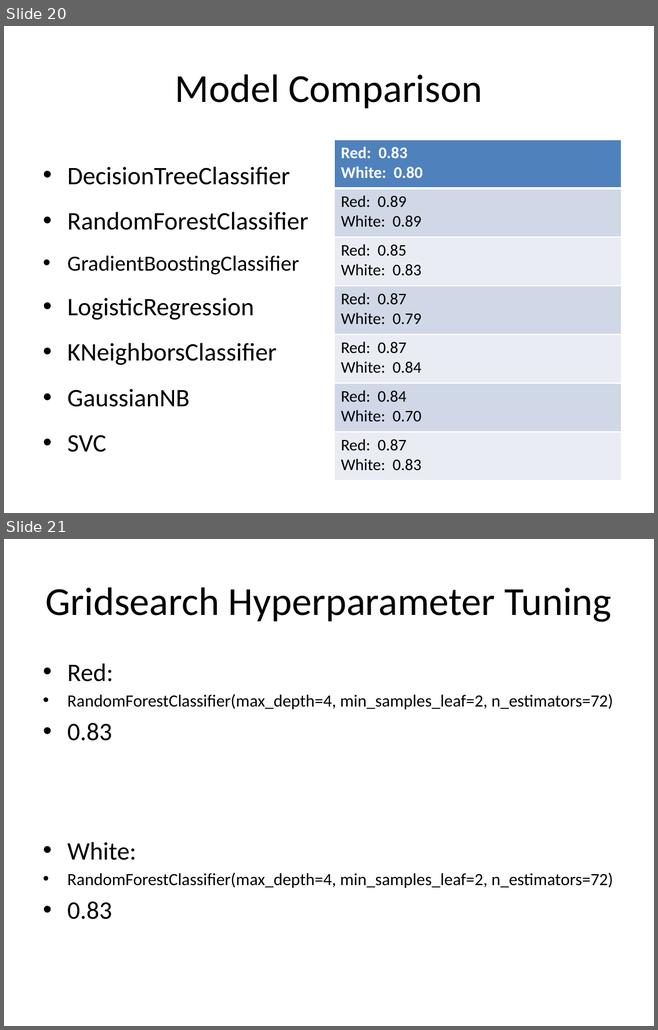
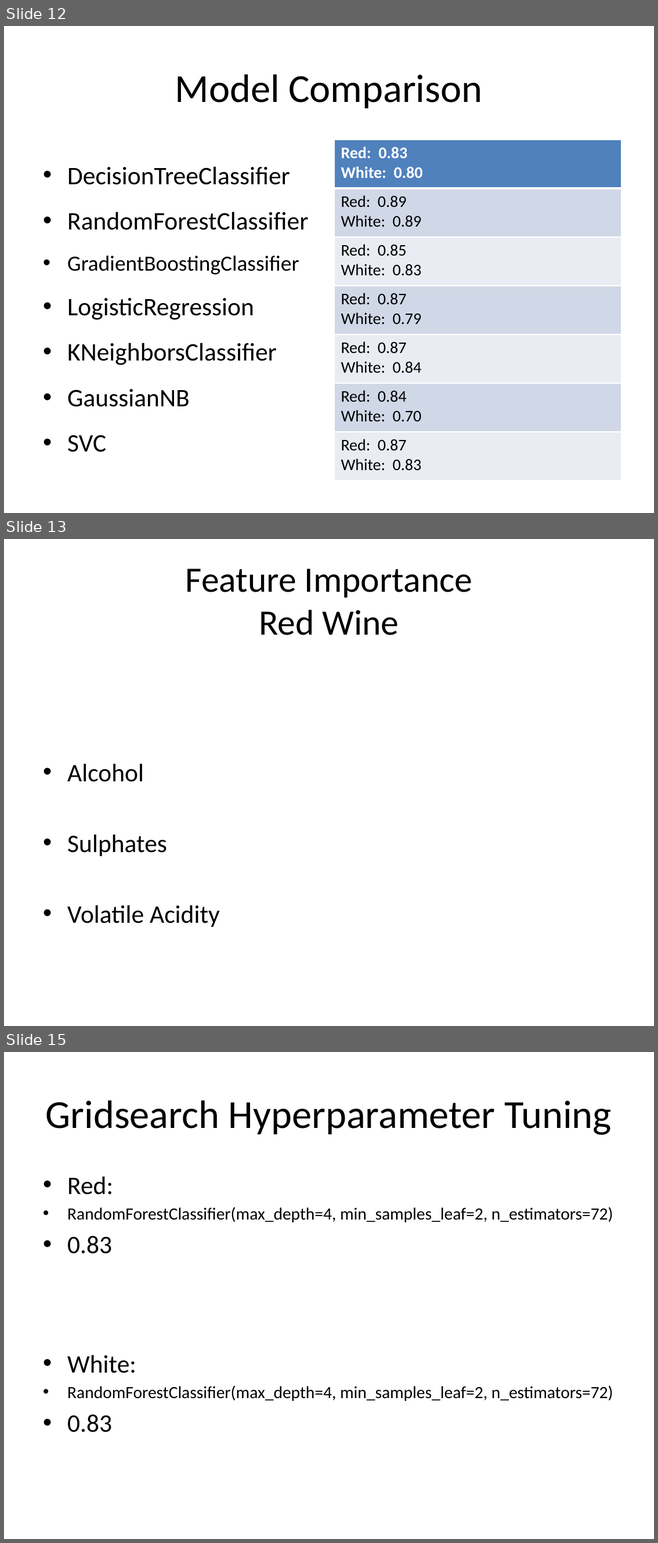
Before and after one commit to delwester/Springboard, a slide deck: Capstone2/Capstone2_FinalPres.pptx. Shown one above the other, each under a label of ours: slides 20 and 21 before the commit, slides 12, 13 and 15 after it; the slides between them are not shown. The pictures are 658x1030 and 658x1543 pixels, drawn with LibreOffice and Linux fonts; fonts in the diff are those of the drawing. Boxes give left, top, right and bottom in pixels: in the first picture for what was removed or moved away, otherwise in the second. Text is boxed around its words. In the diff, an @@ line names an element or a change of style, - is before the commit and + after.

```diff
--- a/Capstone2/Capstone2_FinalPres.pptx
+++ b/Capstone2/Capstone2_FinalPres.pptx
@@ slide 13 added at <box>4,539,654,1026</box>, background #FFFFFF @@
@@ title added at <box>186,569,472,635</box>, 39.6 pt, text #000000 @@
+Feature Importance
+Red Wine
@@ text added at <box>67,763,220,927</box>, 28 pt, text #000000 @@
+• Alcohol
+• Sulphates
+• Volatile Acidity
@@ what was slide 20 is now slide 12 @@
@@ what was slide 21 is now slide 15 @@
```
Also in this commit, not shown: 2 slides changed, 4 other slides added, 10 slides removed.
